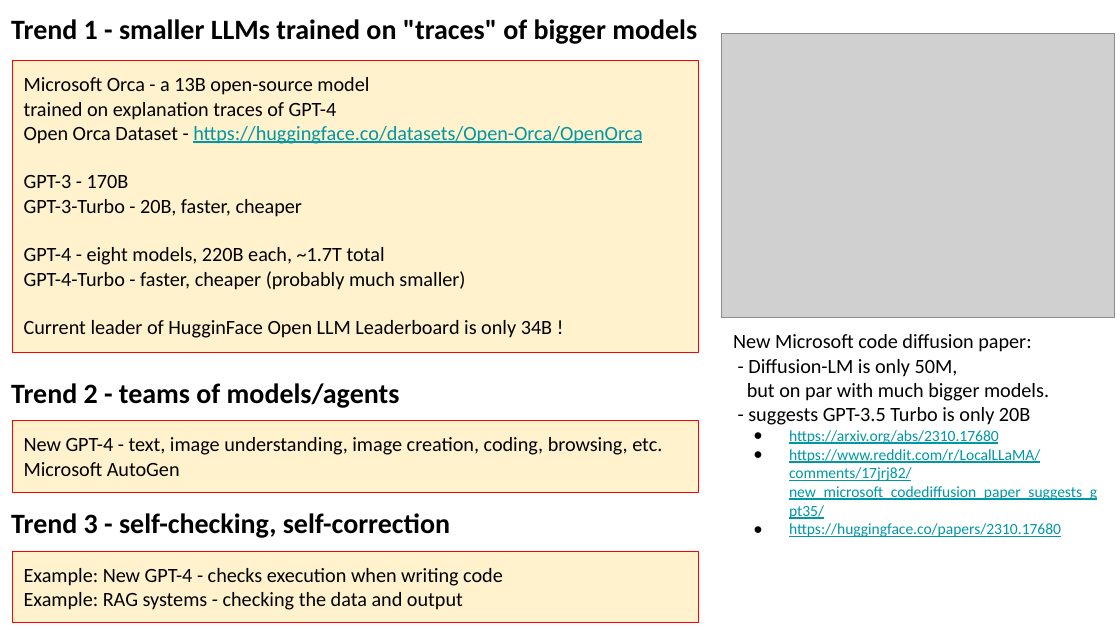
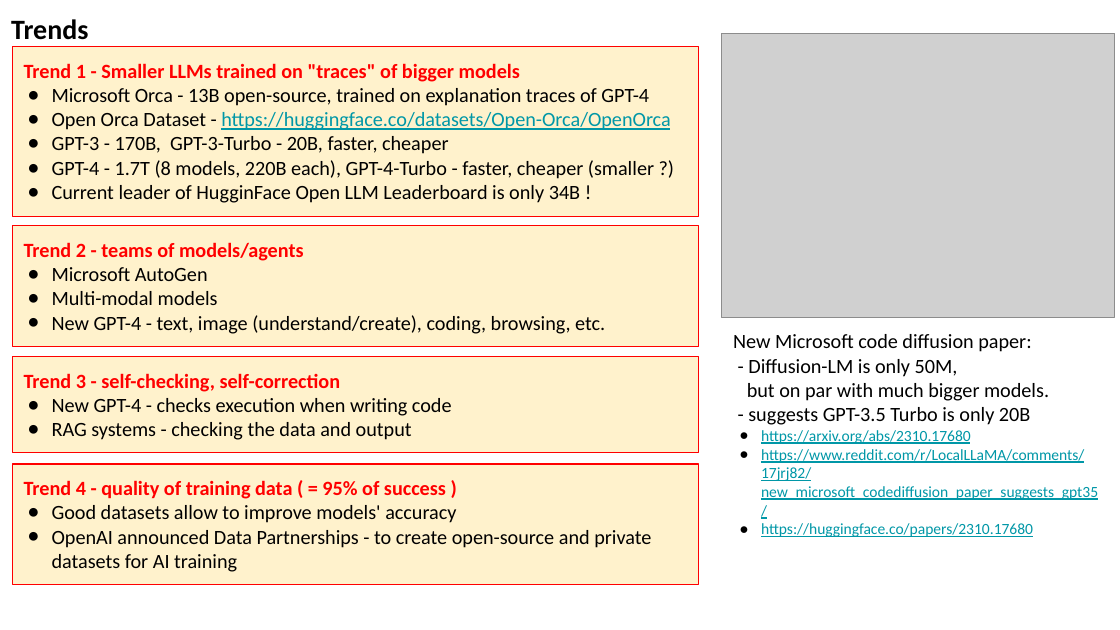
Before and after one commit to vitalmix/seminar, a slide deck: slide 7 of 2023/2023-11-10-AI-Updates.pptx. Drawn at 1120x630 pixels with LibreOffice and Linux fonts; fonts in the diff are those of the drawing; grey boxes stand for pictures. Boxes give left, top, right and bottom in pixels: in the first picture for what was removed or moved away, otherwise in the second. Text is boxed around its words. In the diff, an @@ line names an element or a change of style, - is before the commit and + after.

Commit message:
update

```diff
--- a/2023/2023-11-10-AI-Updates.pptx
+++ b/2023/2023-11-10-AI-Updates.pptx
@@ text removed at (11, 19, 697, 44) @@
-Trend 1 - smaller LLMs trained on "traces" of bigger models
@@ text added at (11, 19, 88, 40), 18 pt, text #000000, bold @@
+Trends
@@ rectangle "Trend 1 - Smaller LLMs ...": place and size @@
-rectangle "Trend 1 - Smaller LLMs ..." at (12, 60, 698, 353)
+rectangle "Trend 1 - Smaller LLMs ..." at (12, 47, 698, 217)
@@ text in rectangle at (24, 63, 649, 106): text changed @@
-Microsoft Orca - a 13B open-source model
-trained on explanation traces of GPT-4
+Trend 1 - Smaller LLMs trained on "traces" of bigger models
+● Microsoft Orca - 13B open-source, trained on explanation traces of GPT-4
@@ text in rectangle at (52, 112, 671, 203): bullet none to ● @@
@@ text in rectangle at (52, 136, 654, 179): text changed @@
-GPT-3 - 170B
-GPT-3-Turbo - 20B, faster, cheaper
-GPT-4 - eight models, 220B each, ~1.7T total
-GPT-4-Turbo - faster, cheaper (probably much smaller)
+● GPT-3 - 170B, GPT-3-Turbo - 20B, faster, cheaper
+● GPT-4 - 1.7T (8 models, 220B each), GPT-4-Turbo - faster, cheaper (smaller ?)
@@ rectangle added at (12, 226, 698, 347), fill #FFF2CC, outline #FF0000 0.75 pt, 13 pt, text #000000 @@
+Trend 2 - teams of models/agents
+● Microsoft AutoGen
+● Multi-modal models
+● New GPT-4 - text, image (understand/create), coding, browsing, etc.
@@ rectangle "Trend 3 - self-checking, self-correction": place and size @@
-rectangle "Trend 3 - self-checking, self-correction" at (12, 551, 698, 623)
+rectangle "Trend 3 - self-checking, self-correction" at (12, 357, 698, 454)
@@ text removed at (11, 383, 400, 408) @@
-Trend 2 - teams of models/agents
@@ text in rectangle at (24, 373, 452, 440): text changed @@
-Example: New GPT-4 - checks execution when writing code
-Example: RAG systems - checking the data and output
+Trend 3 - self-checking, self-correction
+● New GPT-4 - checks execution when writing code
+● RAG systems - checking the data and output
@@ rectangle removed at (12, 420, 698, 492) @@
-New GPT-4 - text, image understanding, image creation, coding, browsing, etc.
-Microsoft AutoGen
@@ text at (761, 430, 1098, 537): indent changed @@
@@ rectangle added at (12, 464, 698, 585), fill #FFF2CC, outline #FF0000 0.75 pt, 13 pt, text #000000 @@
+Trend 4 - quality of training data ( = 95% of success )
+● Good datasets allow to improve models' accuracy
+● OpenAI announced Data Partnerships - to create open-source and private datasets for AI training
@@ text removed at (11, 513, 450, 538) @@
-Trend 3 - self-checking, self-correction
```
Also in this commit, not shown: 2 other slides changed, 1 slide added.
